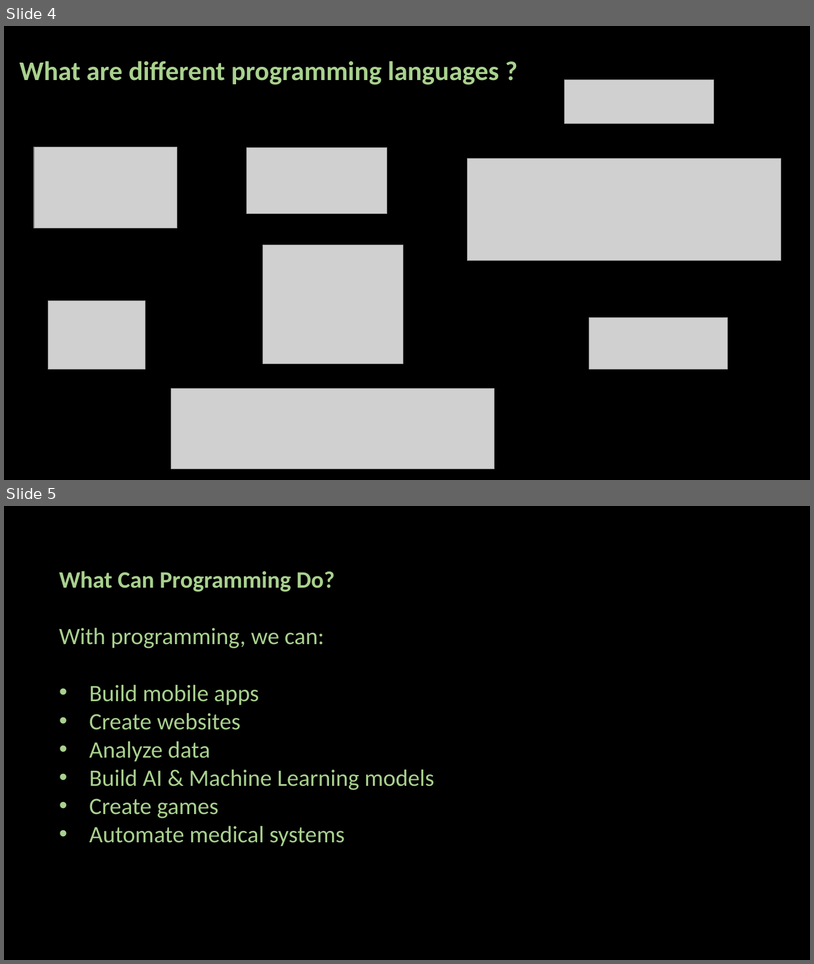
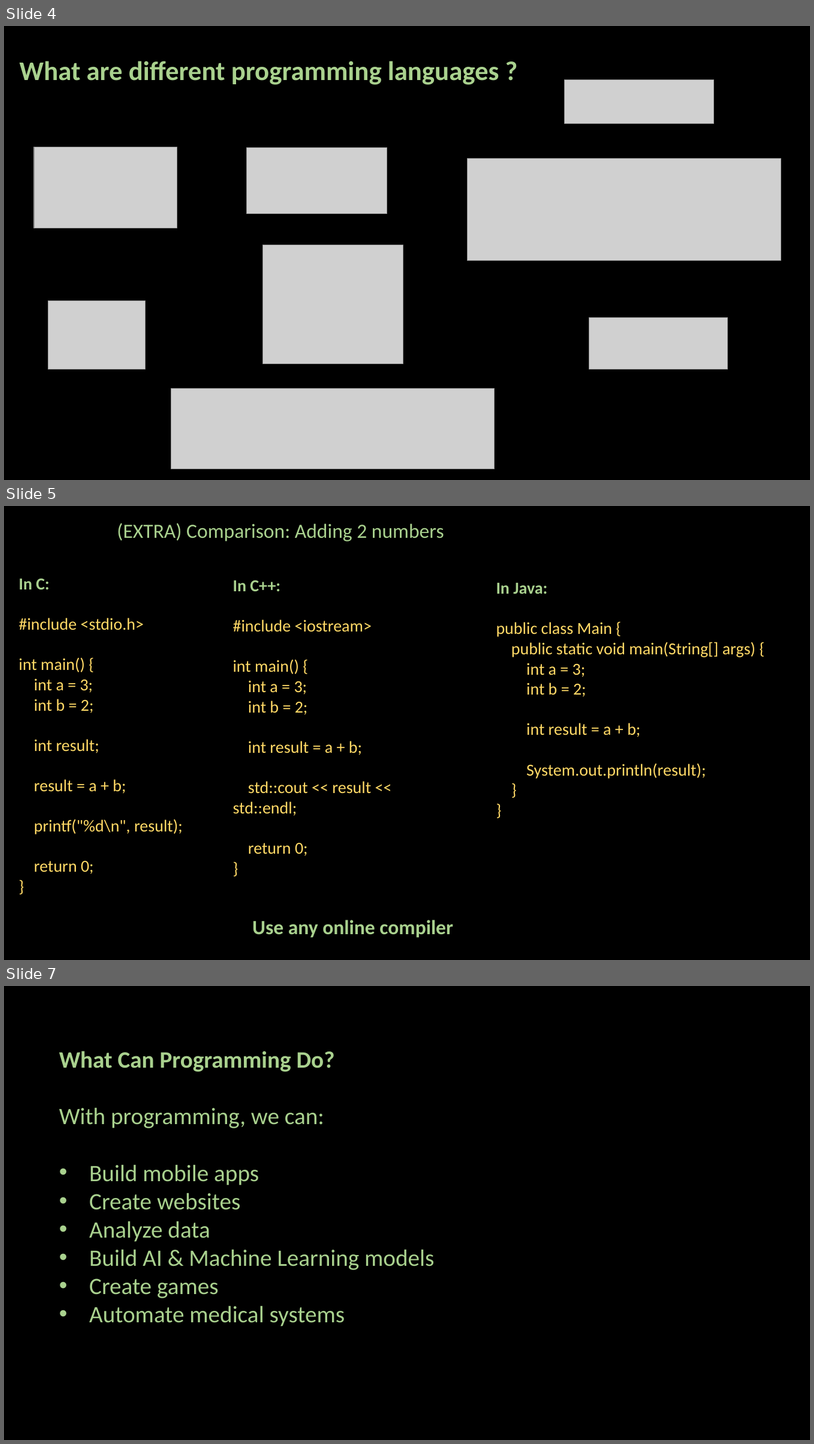
Before and after one commit to ash322ash422/tut_python, a slide deck: 01_Python_Essentials/L01-Intro-installation/01-1_what_is_programming_and_Why_Python.pptx. Shown one above the other, each under a label of ours: slides 4 and 5 before the commit, slides 4, 5 and 7 after it; the slides between them are not shown. The pictures are 814x964 and 814x1444 pixels, drawn with LibreOffice and Linux fonts; fonts in the diff are those of the drawing; grey boxes stand for pictures; background and template pictures are left out. Boxes give left, top, right and bottom in pixels: in the first picture for what was removed or moved away, otherwise in the second. Text is boxed around its words. In the diff, an @@ line names an element or a change of style, - is before the commit and + after.

```diff
--- a/01_Python_Essentials/L01-Intro-installation/01-1_what_is_programming_and_Why_Python.pptx
+++ b/01_Python_Essentials/L01-Intro-installation/01-1_what_is_programming_and_Why_Python.pptx
@@ slide 5 added at [4, 506, 810, 960], background #000000 @@
@@ text added at [117, 523, 444, 541], 24 pt, text #A9D18E @@
+(EXTRA) Comparison: Adding 2 numbers
@@ text added at [19, 578, 183, 874], 20 pt, text #FFD966 @@
+In C:
+#include <stdio.h>
+int main() {
+int a = 3;
+int b = 2;
+int result;
+result = a + b;
+printf("%d\n", result);
+return 0;
+}
@@ text added at [233, 580, 372, 856], 20 pt, text #FFD966 @@
+In C++:
+#include <iostream>
+int main() {
+int a = 3;
+int b = 2;
+int result = a + b;
+std::cout << result << std::endl;
+return 0;
+}
@@ text added at [497, 583, 756, 778], 20 pt, text #FFD966 @@
+In Java:
+public class Main {
+public static void main(String[] args) {
+int a = 3;
+int b = 2;
+int result = a + b;
+System.out.println(result);
+}
+}
@@ text added at [252, 919, 453, 937], 24 pt, text #A9D18E, bold @@
+Use any online compiler
@@ what was slide 5 is now slide 7 @@
```
Also in this commit, not shown: 3 slides changed, 1 other slide added, 3 slides removed, 26 other files.
